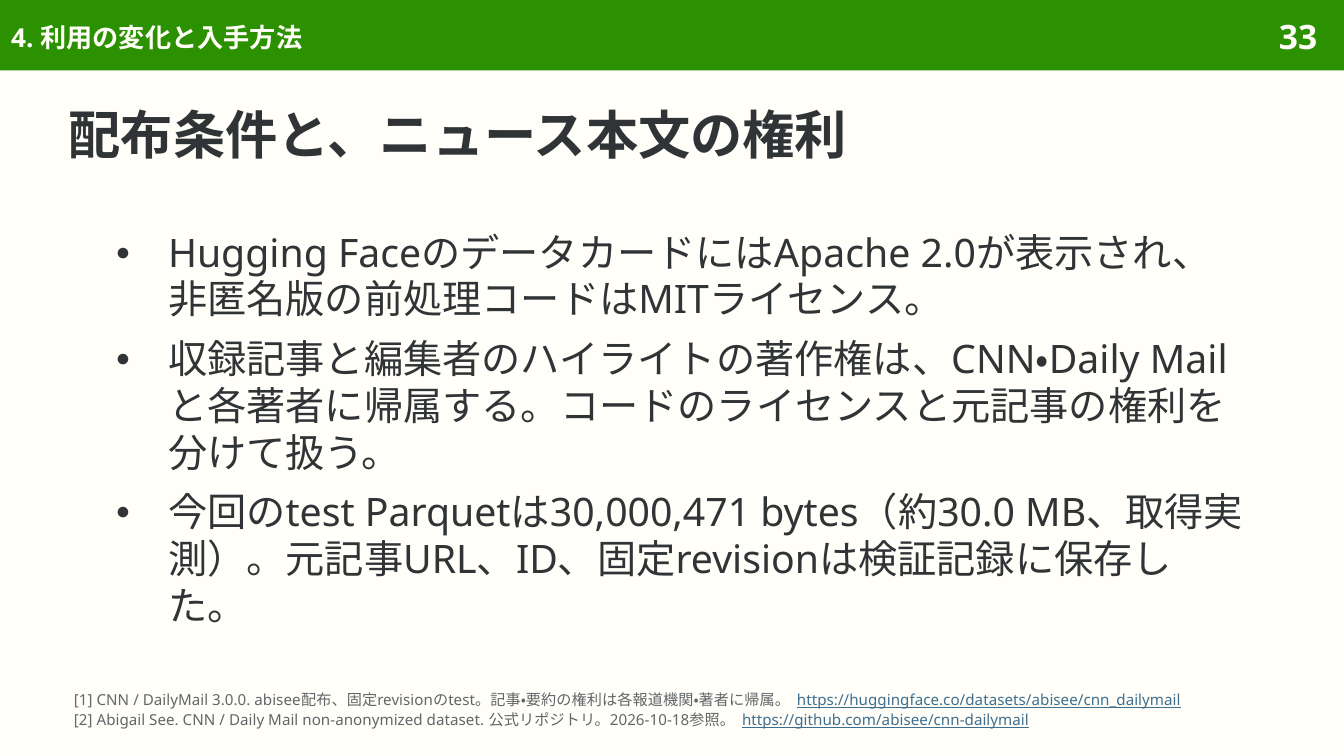
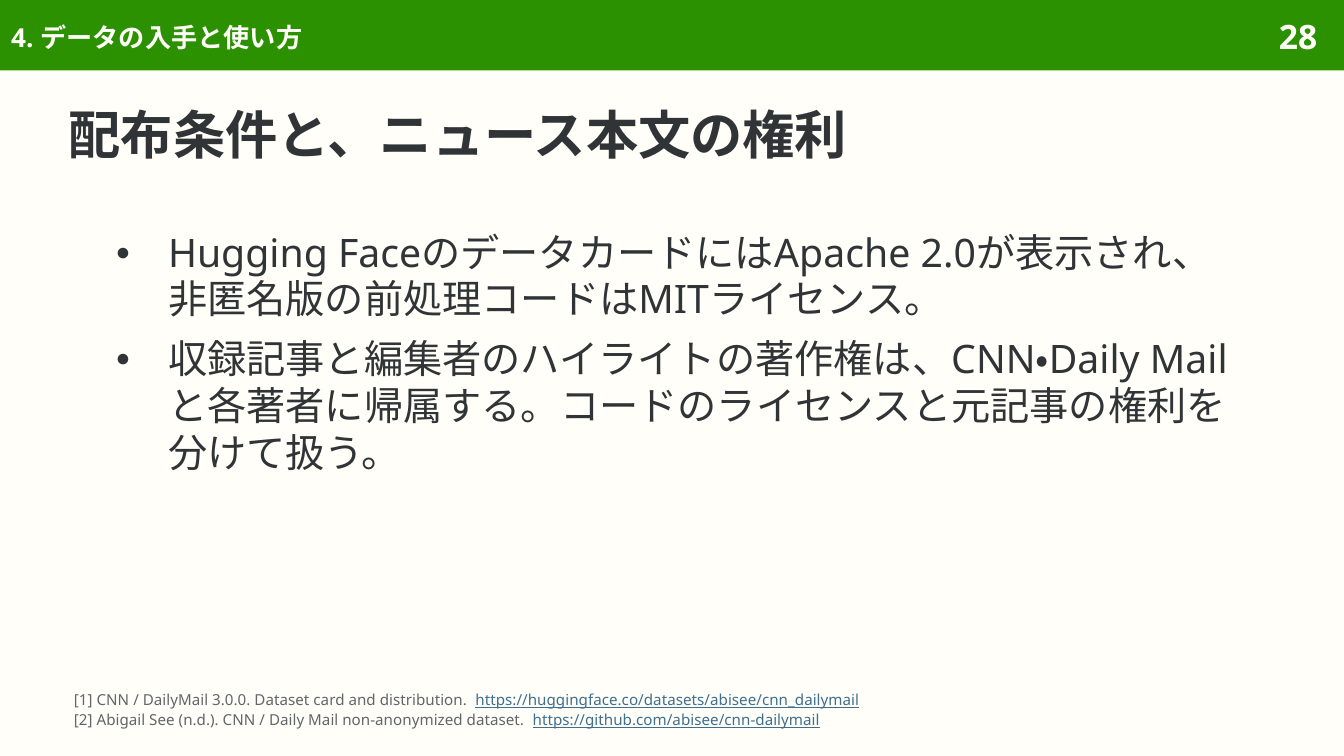
Before and after one commit to sasakiy84/datasets-in-10-minutes, a slide deck: slide 28 of slides/datasets-in-10-minutes-cnn-dailymail.pptx (slide 33 before the commit). Drawn at 1344x756 pixels with LibreOffice and Linux fonts; fonts in the diff are those of the drawing. Boxes give left, top, right and bottom in pixels: in the first picture for what was removed or moved away, otherwise in the second. Text is boxed around its words. In the diff, an @@ line names an element or a change of style, - is before the commit and + after.

Commit message:
Present CNN DailyMail as the original summarization dataset

```diff
--- a/slides/datasets-in-10-minutes-cnn-dailymail.pptx
+++ b/slides/datasets-in-10-minutes-cnn-dailymail.pptx
@@ title at <box>11,24,302,50</box>: text changed @@
-4. 利用の変化と入手方法
+4. データの入手と使い方
@@ page number at <box>1279,24,1317,50</box>: text changed @@
-33
+28
@@ text at <box>168,492,1243,623</box>: paragraph removed @@
-● 今回のtest Parquetは30,000,471 bytes（約30.0 MB、取得実測）。元記事URL、ID、固定revisionは検証記録に保存した。
@@ text at <box>74,693,858,729</box>: text changed @@
-[1] CNN / DailyMail 3.0.0. abisee配布、固定revisionのtest。記事・要約の権利は各報道機関・著者に帰属。 https://huggingface.co/datasets/abisee/cnn_dailymail
-[2] Abigail See. CNN / Daily Mail non-anonymized dataset. 公式リポジトリ。2026-10-18参照。 https://github.com/abisee/cnn-dailymail
+[1] CNN / DailyMail 3.0.0. Dataset card and distribution. https://huggingface.co/datasets/abisee/cnn_dailymail
+[2] Abigail See (n.d.). CNN / Daily Mail non-anonymized dataset. https://github.com/abisee/cnn-dailymail
```
Also in this commit, not shown: 50 other slides changed, 14 slides removed, 40 other files.
